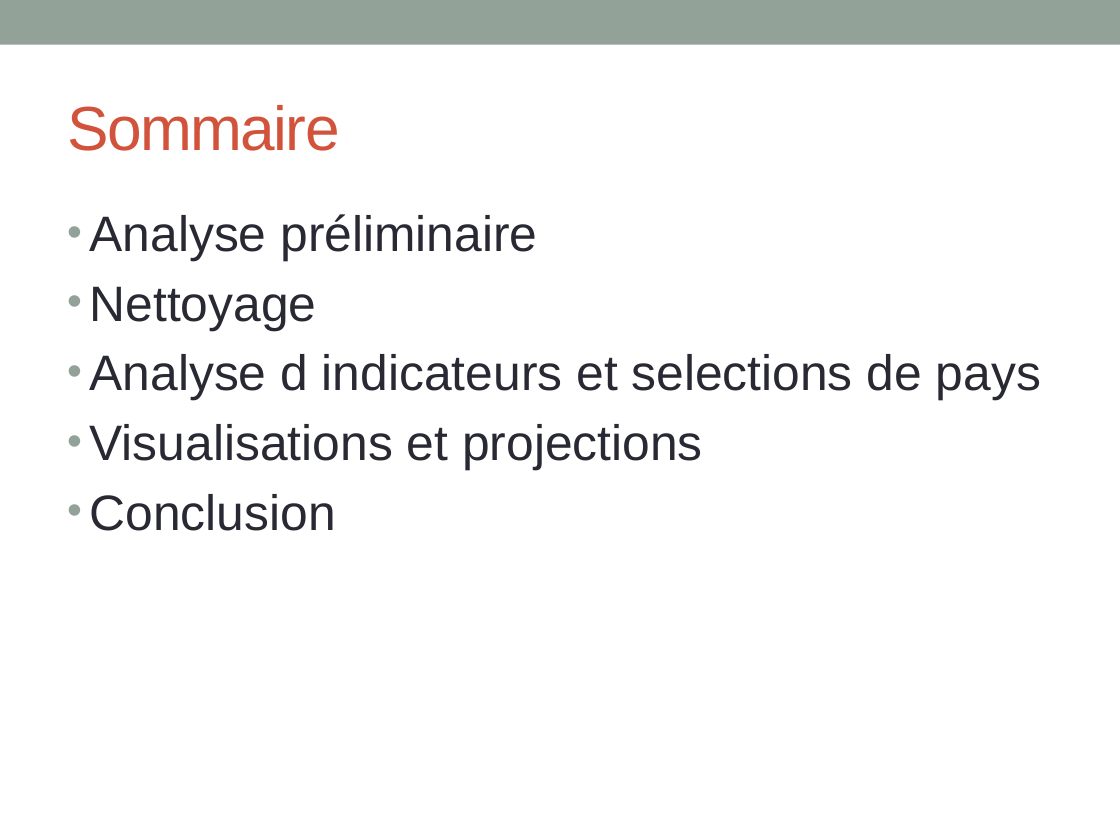
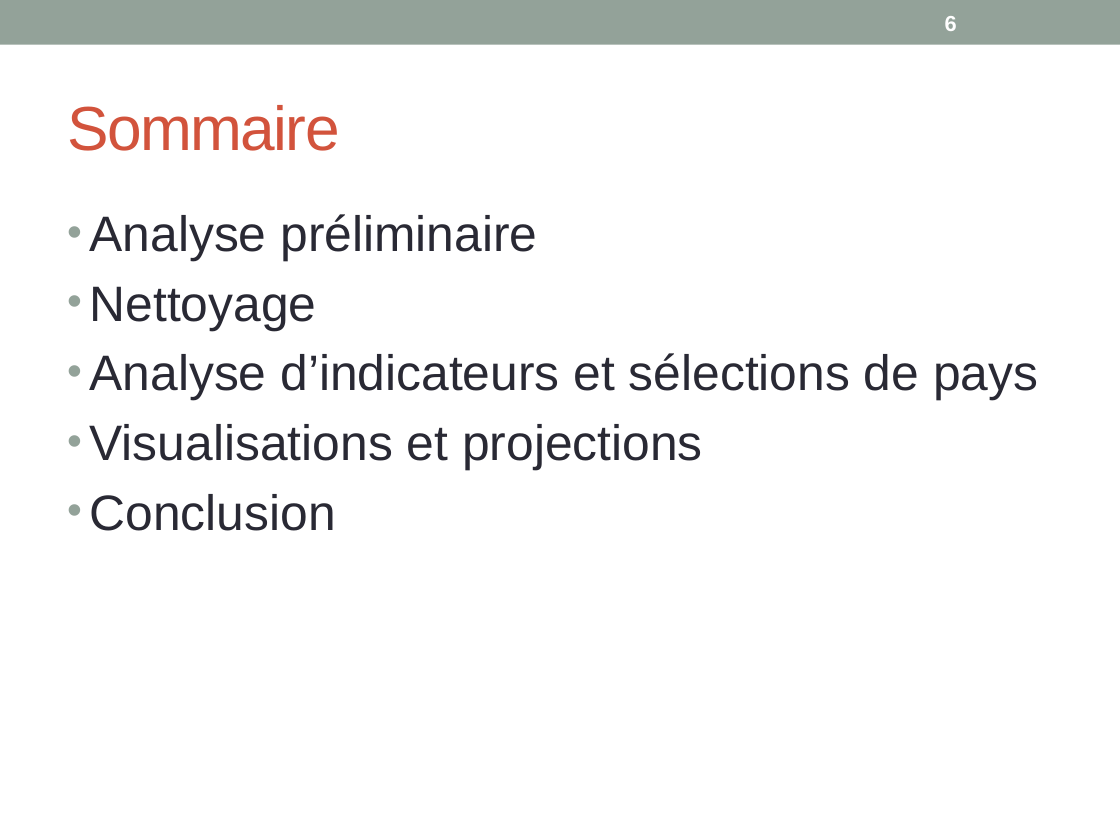
Before and after one commit to khub41/OC_P02, a slide deck: slide 6 of Presentation_P02.pptx (slide 5 before the commit). Drawn at 1120x840 pixels with LibreOffice and Linux fonts; fonts in the diff are those of the drawing. Boxes give left, top, right and bottom in pixels: in the first picture for what was removed or moved away, otherwise in the second. Text is boxed around its words. In the diff, an @@ line names an element or a change of style, - is before the commit and + after.

```diff
--- a/Presentation_P02.pptx
+++ b/Presentation_P02.pptx
@@ page number added at [945,16,957,31], 14 pt, text #FFFFFF, bold @@
+6
@@ text at [90,353,1038,401]: text changed @@
-• Analyse d indicateurs et selections de pays
+• Analyse d’indicateurs et sélections de pays
```
Also in this commit, not shown: 38 other slides changed, 2 slides added, 1 other file.
